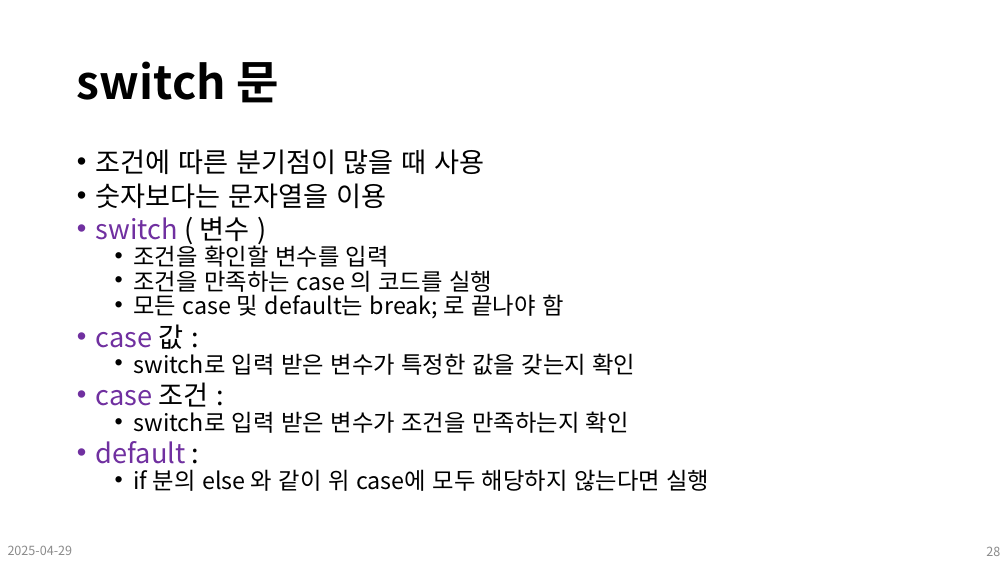
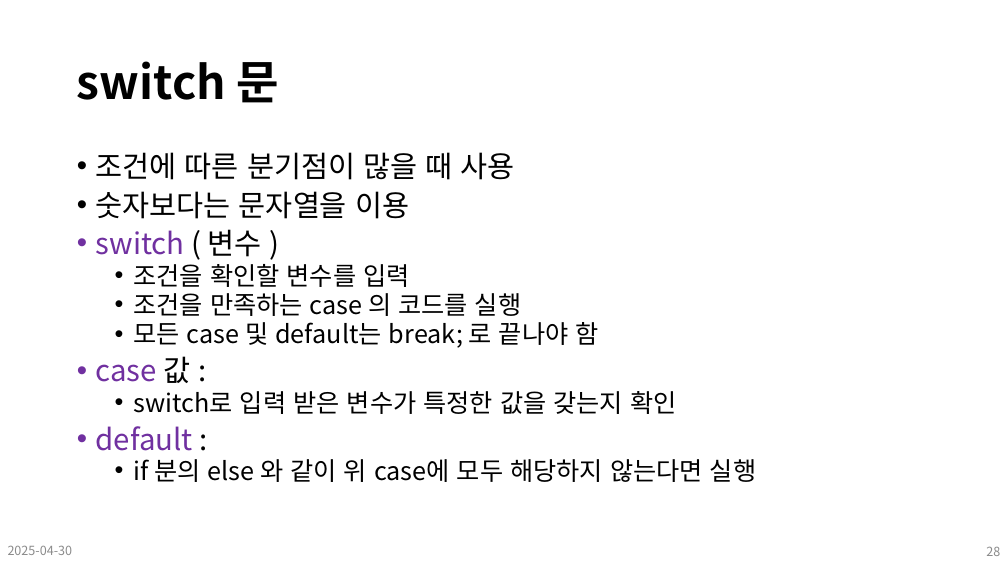
Before and after one commit to Leader-Lesson/KDT_SF_Short_5th, a slide deck: slide 28 of material/09_CSharp_기본문법 (배열, 문자열, 함수, 조건문, 반복문).pptx. Drawn at 1008x567 pixels with LibreOffice and Linux fonts; fonts in the diff are those of the drawing; background and template pictures are left out. Boxes give left, top, right and bottom in pixels: in the first picture for what was removed or moved away, otherwise in the second. Text is boxed around its words. In the diff, an @@ line names an element or a change of style, - is before the commit and + after.

Commit message:
lecture: 250430

```diff
--- a/material/09_CSharp_기본문법 (배열, 문자열, 함수, 조건문, 반복문).pptx
+++ b/material/09_CSharp_기본문법 (배열, 문자열, 함수, 조건문, 반복문).pptx
@@ text "조건에 따른 분기점이 많을 때 ..." at (96, 152, 756, 482): size 25.9 to 28 pt in "조건에 따른 분기점이 많을 때 사용", "숫자보다는 문자열을 이용", "switch ( 변수 )", "case 값 :" and 1 more places; size 22.2 to 24 pt in "조건을 확인할 변수를 입력", "조건을 만족하는 case 의 코드를 실행", "모든 case 및 default는 break; 로 끝나야 ...", "switch로 입력 받은 변수가 특정한 값을 갖는지 ..." and 1 more places; line spacing 0.7 to 0.8 @@
@@ text at (96, 382, 629, 433): paragraphs removed @@
-• case 조건 :
-  • switch로 입력 받은 변수가 조건을 만족하는지 확인
@@ text at (8, 546, 73, 555): text changed @@
-2025-04-29
+2025-04-30
```
Also in this commit, not shown: 45 other slides changed, 16 other files.
